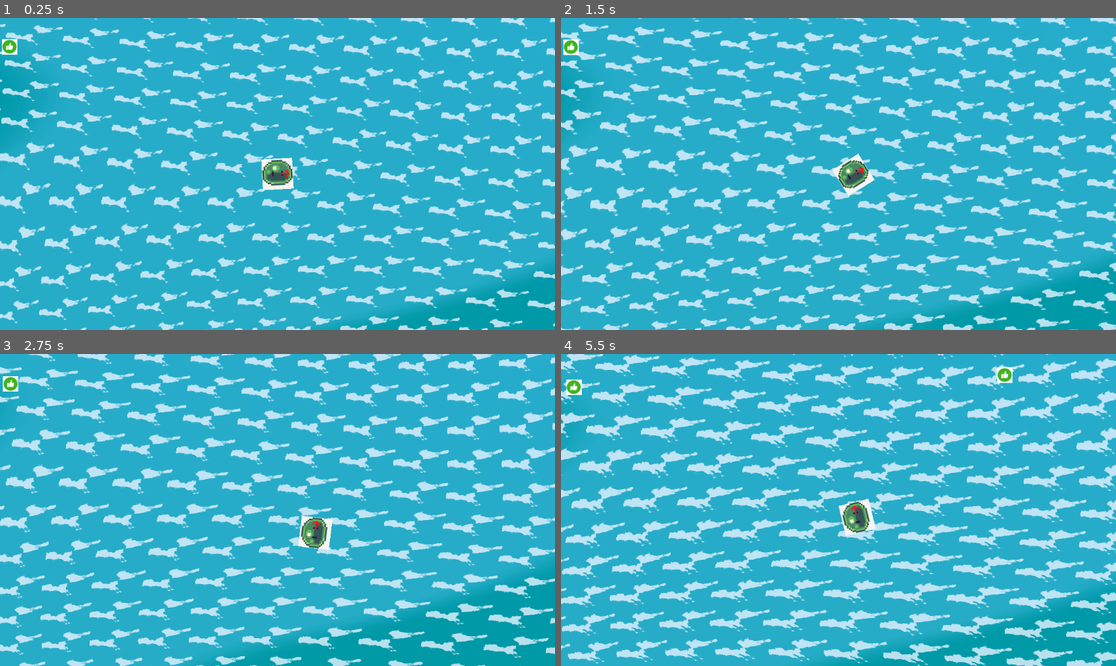
Above: before the commit, frames 1-4 (two rows, left to right).
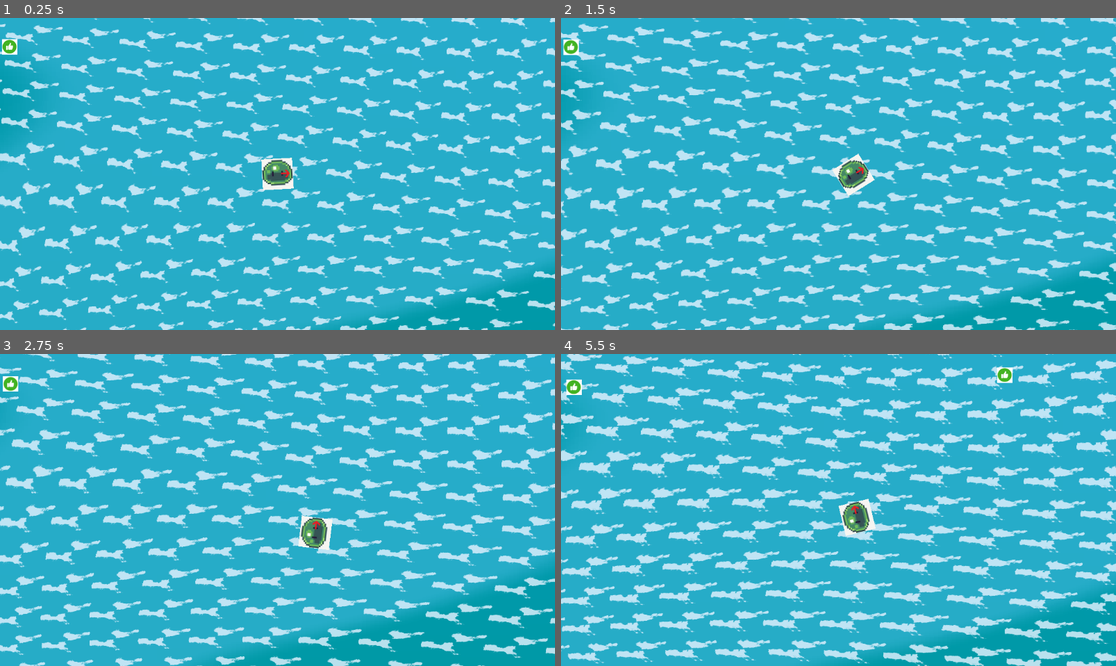
Above: after the commit, the same moments.

Repository: Of-Machines-and-Men/flotscum
Game: Godot game, scene res://scenes/levels/game_world.tscn
Same seed, same stepped clock (60 frames per second), same inputs: the game is played once before the commit and once after it.
Inputs (mouse positions are in pixels of both pictures, inside the frame that each line leads up to):
- Up to frame 1 (0.25 s): no input
- Up to frame 2 (1.5 s): move the mouse to (960, 158) at 0.52 s; hold D (moveright) 0.53-1.28 s; move the mouse to (727, 189) at 1.27 s; hold S (movedown) from 1.28 s (still down)
- Up to frame 3 (2.75 s): move the mouse to (333, 441) at 2.02 s; release S (movedown) at 2.03 s; hold D (moveright) from 2.03 s (still down)
- Up to frame 4 (5.5 s): move the mouse to (810, 572) at 2.77 s; release D (moveright) at 2.78 s; hold W (moveup) 2.78-3.53 s; move the mouse to (1005, 556) at 3.52 s; hold A (moveleft) 3.53-5.03 s; move the mouse to (672, 463) at 4.27 s; move the mouse to (866, 510) at 5.02 s; hold S (movedown) from 5.03 s (still down)

The runs differ from the first frame. In frame 1, less than 0.1% of the frame differs, in the area x 7-74%, y 20-100%; in frame 2, 2.5%; in frame 3, 5.1%; in frame 4, 10%, in the area x 0-100%, y 0-100%.

Commit message:
fix typo

Diff:
--- a/shaders/ocean.gdshader
+++ b/shaders/ocean.gdshader
@@ -51,7 +51,7 @@
 	vec2 current_b = normalize(current_b_dir);
 
 	float speed_a = current_a_speed * (sin(TIME * current_a_frequency) * 0.5 + 0.5);
-	float speed_b = current_a_speed * (sin(TIME * current_b_frequency) * 0.5 + 0.5);
+	float speed_b = current_b_speed * (sin(TIME * current_b_frequency) * 0.5 + 0.5);
 
 	float wave_a = texture(wave_noise_texture, wave_uv * wave_scale + current_a * TIME * 0.01 * speed_a).r;
 	float wave_b = texture(wave_noise_texture, wave_uv * wave_scale + current_b * TIME * 0.01 * speed_b).r;
